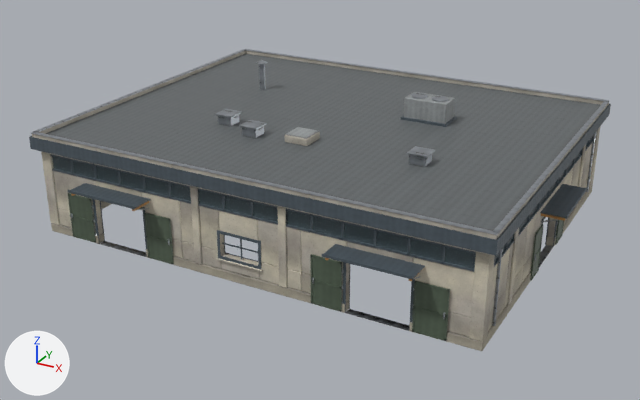
A saved change to the glTF model games/frontline/content/assets/warehouse.glb.
Rendered twice from a camera (50 mm lens) standing at (17.7, -33.7, 17.2) and looking at (-0.2, -1.1, 0.9). The axes (+X, +Y, +Z) are drawn at lower left. The lights are the same throughout. The first picture is the older version. Vertices at exactly the same position are counted once.

Script lines for the objects in view, before the commit:
```python
me_baremetal = bpy.data.meshes.new('BareMetal')
me_baremetal.from_pydata(...)  # 136 vertices, 234 faces; spans x -5.79..5.83, y -3.83..2.9, z 4.45..5.92
me_baremetal.materials.append(mat_baremetal)
me_concrete = bpy.data.meshes.new('Concrete')
me_concrete.from_pydata(...)  # 2172 vertices, 4006 faces; spans x -10.3..10.3, y -8.3..8.3, z 0.0..4.8
me_concrete.materials.append(mat_concrete)
me_ns_baremetal = bpy.data.meshes.new('NS_BareMetal')
me_ns_baremetal.from_pydata(...)  # 1000 vertices, 1584 faces; spans x -10.8..10.8, y -8.8..8.8, z 0.0..5.5
me_ns_baremetal.materials.append(mat_baremetal)
ob_baremetal = bpy.data.objects.new('BareMetal', me_baremetal)
ob_baremetal.location = (0.0, 0.0, 0.0)
ob_concrete = bpy.data.objects.new('Concrete', me_concrete)
ob_concrete.location = (0.0, 0.0, 0.0)
ob_ns_baremetal = bpy.data.objects.new('NS_BareMetal', me_ns_baremetal)
ob_ns_baremetal.location = (0.0, 0.0, 0.0)
# also in view: 'PaintedMetal' at (0.0, 0.0, 2.8); 'NS_PaintedMetal' at (0.0, 0.0, 2.3)
```
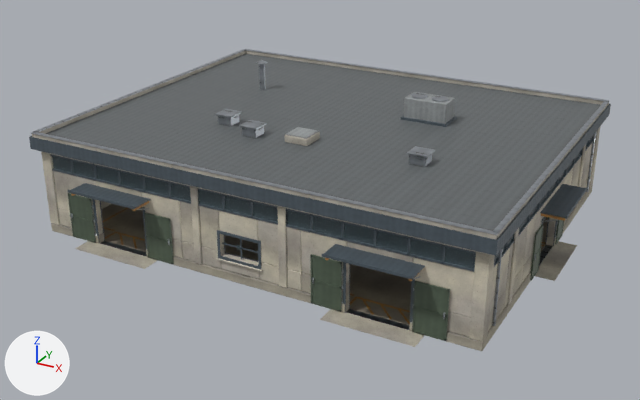
The change, as a list of edits to the scene's bpy script:
```text
Change me_concrete:
    used by ob_concrete; location = (0.0, 0.0, 0.0)
    remove me_concrete.from_pydata(...)  # 2172 vertices, 4006 faces; spans x -10.3..10.3, y -8.3..8.3, z 0.0..4.8
    add me_concrete.from_pydata(...)  # 2748 vertices, 4808 faces; spans x -10.9..10.9, y -8.9..8.9, z 0.0..4.8
    me_concrete part 1: the loose piece of 24 vertices spanning x -10.1..-7.3, y -8.1..-7.7, z 0.0..0.4 is copied, and the copy is scaled about its middle by (1.4, 2.47, 0.0323), then moved by (2.7, -0.6, -0.2); it spans x -7.9..-4.1, y -8.9..-8.0, z 0.0
    me_concrete part 2: the loose piece of 24 vertices spanning x 7.3..10.1, y -8.1..-7.7, z 0.0..0.4 is copied, and the copy is scaled about its middle by (1.4, 2.47, 0.0323), then moved by (-2.7, -0.6, -0.2); it spans x 4.1..7.9, y -8.9..-8.0, z 0.0
    me_concrete part 3: the loose piece of 24 vertices spanning x 9.7..10.0, y -1.2..1.2, z 2.2..3.0 is copied, and the copy is scaled about its middle by (3.4, 1.52, 0.0151), then moved by (0.6, 0.0, -2.6); it spans x 10.0..10.9, y -1.8..1.8, z 0.0
    me_concrete part 4: 432 vertices added at x -10.0..10.0, y -8.0..8.0, z 0.0
    other edits to the shape of me_concrete do not show in these pictures
```

Changed parts and their boxes (x1, y1, x2, y2) in the pictures (640 x 400 px):
part 1 of me_concrete, added: after (75, 241, 158, 269)
part 2 of me_concrete, added: after (320, 309, 424, 347)
part 3 of me_concrete, added: after (535, 241, 577, 281)
part 4 of me_concrete, added (mostly hidden): after (102, 204, 550, 325)
